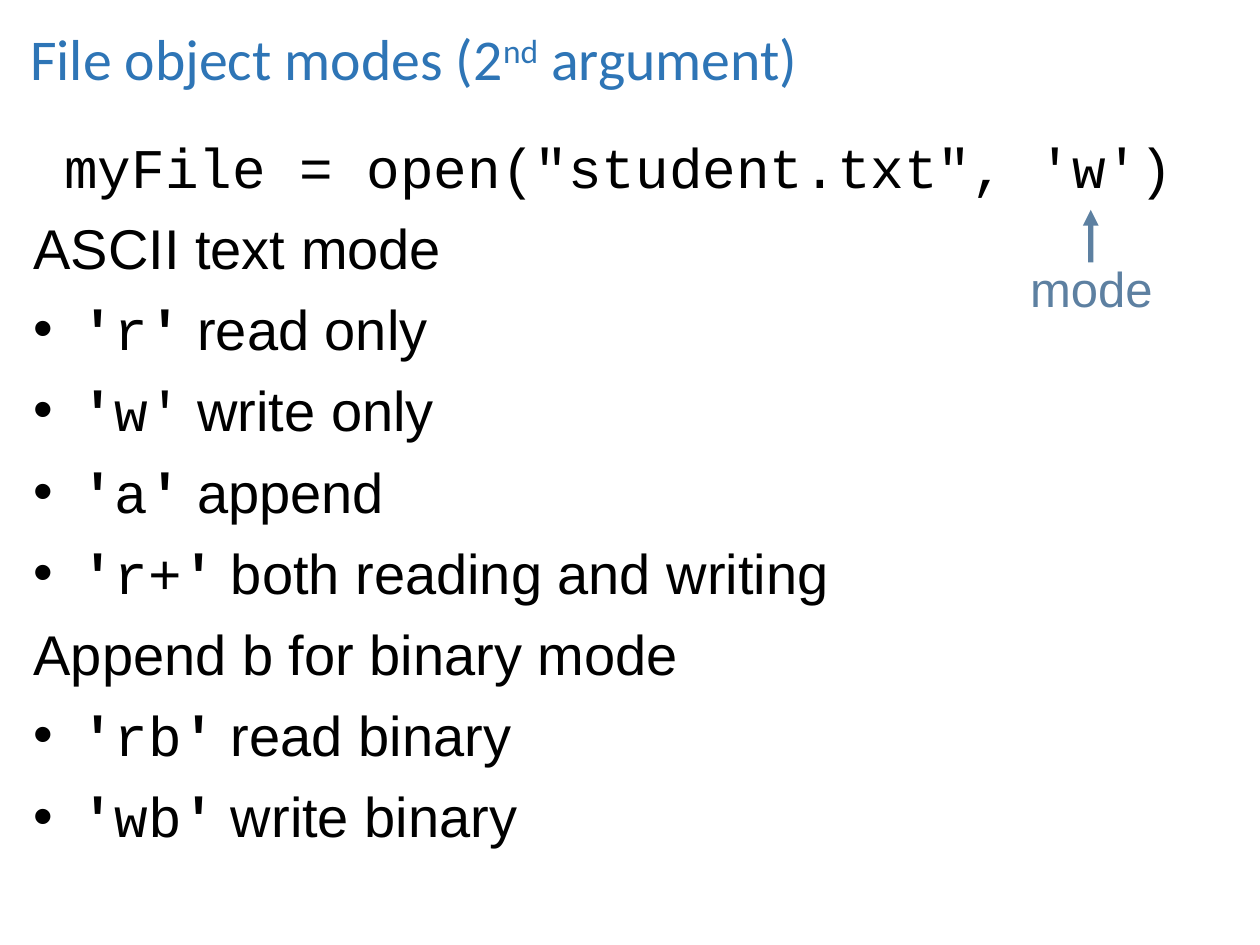
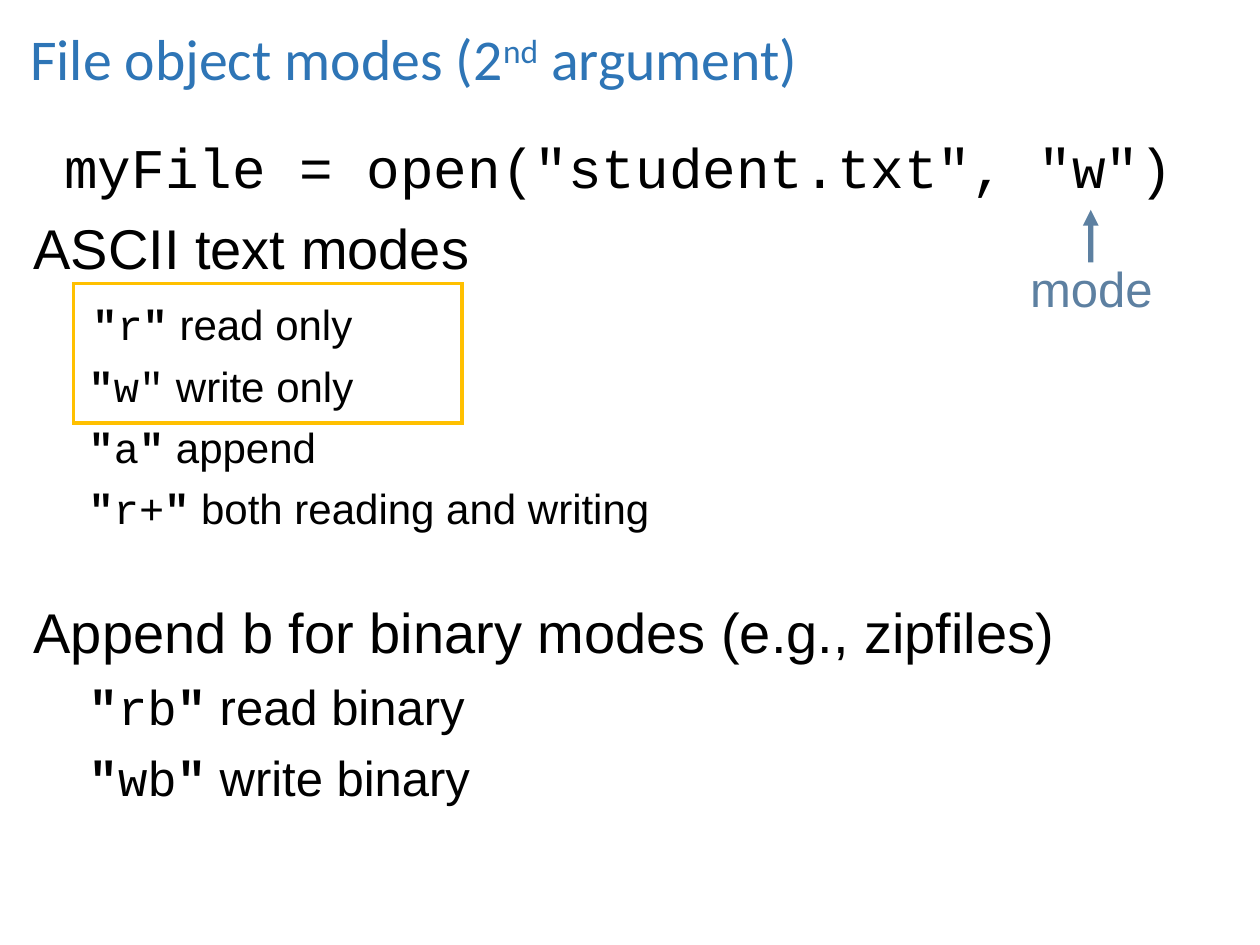
Before and after one commit to lgtateos/gis540, a slide deck: slide 9 of slides/fileIO.ppt. Drawn at 1260x945 pixels with LibreOffice and Linux fonts; fonts in the diff are those of the drawing. Boxes give left, top, right and bottom in pixels: in the first picture for what was removed or moved away, otherwise in the second. Text is boxed around its words. In the diff, an @@ line names an element or a change of style, - is before the commit and + after.

```diff
--- a/slides/fileIO.ppt
+++ b/slides/fileIO.ppt
@@ text at [34, 148, 1173, 806]: text changed @@
-myFile = open("student.txt", 'w')
-ASCII text mode
-• 'r' read only
-• 'w' write only
-• 'a' append
-• 'r+' both reading and writing
-Append b for binary mode
-• 'rb' read binary
-• 'wb' write binary
+myFile = open("student.txt", "w")
+ASCII text modes
+"r" read only
+  "w" write only
+  "a" append
+  "r+" both reading and writing
+Append b for binary modes (e.g., zipfiles)
+  "rb" read binary
+  "wb" write binary
@@ rectangle added at [73, 284, 461, 423], outline #FFC000 2.01 pt @@
```
Also in this commit, not shown: 5 other slides changed.
